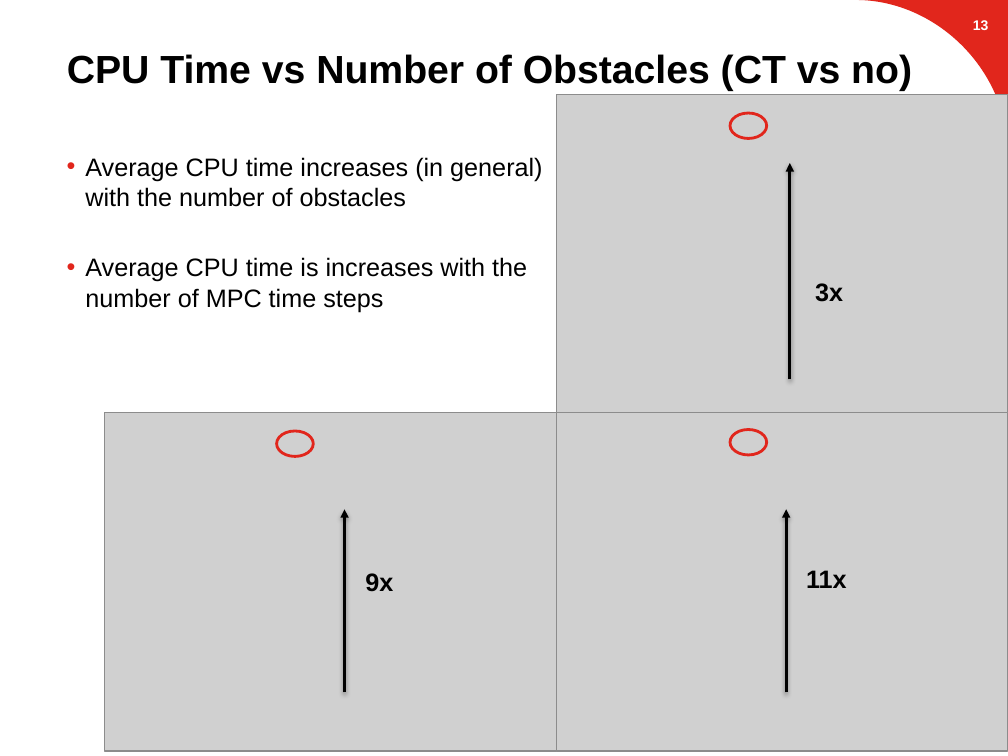
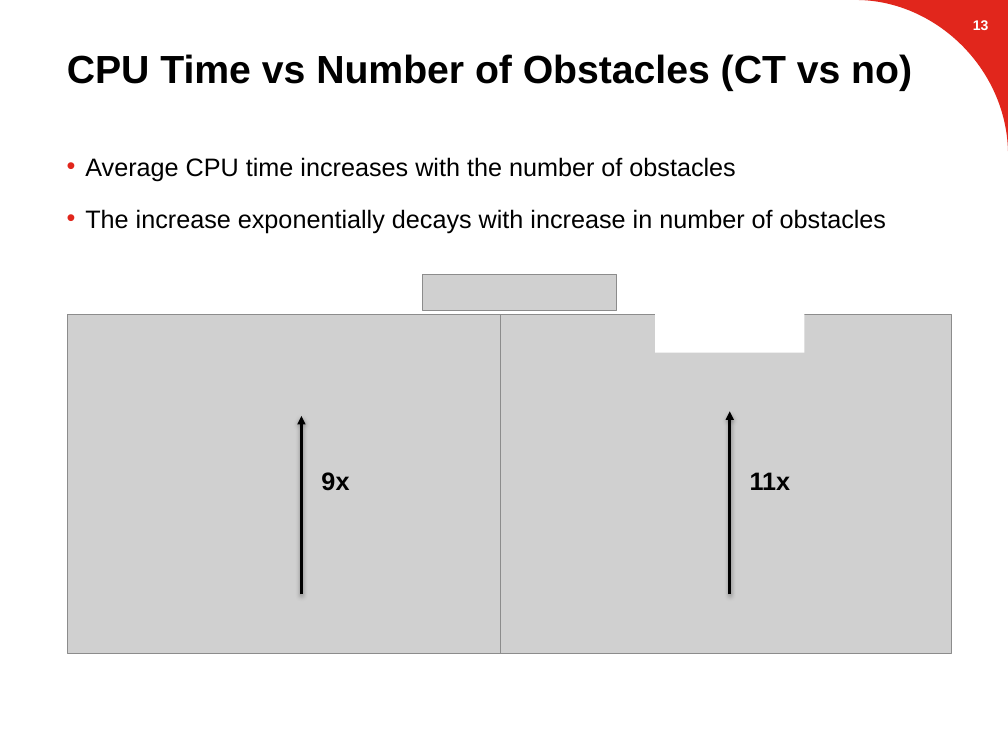
Before and after one commit to suvoganguli/GIG-MPC-Laplacian, a slide deck: slide 14 of 2D Results (03-19-2018).pptx. Drawn at 1008x756 pixels with LibreOffice and Linux fonts; fonts in the diff are those of the drawing; grey boxes stand for pictures; background and template pictures are left out. Boxes give left, top, right and bottom in pixels: in the first picture for what was removed or moved away, otherwise in the second. Text is boxed around its words. In the diff, an @@ line names an element or a change of style, - is before the commit and + after.

```diff
--- a/2D Results (03-19-2018).pptx
+++ b/2D Results (03-19-2018).pptx
@@ picture removed at [556, 95, 1008, 433] @@
@@ ellipse removed at [730, 113, 766, 138] @@
@@ text at [85, 157, 886, 233]: text changed @@
-• Average CPU time increases (in general) with the number of obstacles
-• Average CPU time is increases with the number of MPC time steps
+• Average CPU time increases with the number of obstacles
+• The increase exponentially decays with increase in number of obstacles
@@ arrow removed from (790, 379) to (790, 163) @@
@@ picture added at [422, 274, 617, 310] @@
@@ text removed at [815, 283, 843, 302] @@
-3x
@@ picture added at [68, 314, 519, 653] @@
@@ picture: place and size @@
-picture at [556, 412, 1008, 751]
+picture at [500, 314, 952, 653]
@@ rectangle added at [655, 310, 804, 353], fill #FFFFFF @@
@@ picture removed at [105, 412, 556, 751] @@
@@ arrow moved from (345, 692) - (345, 509) to (301, 595) - (301, 416) @@
@@ arrow moved from (786, 692) - (786, 509) to (730, 595) - (730, 411) @@
@@ ellipse removed at [276, 431, 312, 457] @@
@@ ellipse removed at [730, 429, 766, 455] @@
@@ text "9x": place and size @@
-text "9x" at [365, 573, 393, 592]
+text "9x" at [321, 472, 349, 491]
@@ text "11x": place and size @@
-text "11x" at [806, 570, 847, 588]
+text "11x" at [750, 472, 791, 490]
```
Also in this commit, not shown: 6 other slides changed, 6 slides removed, 1 other file.
